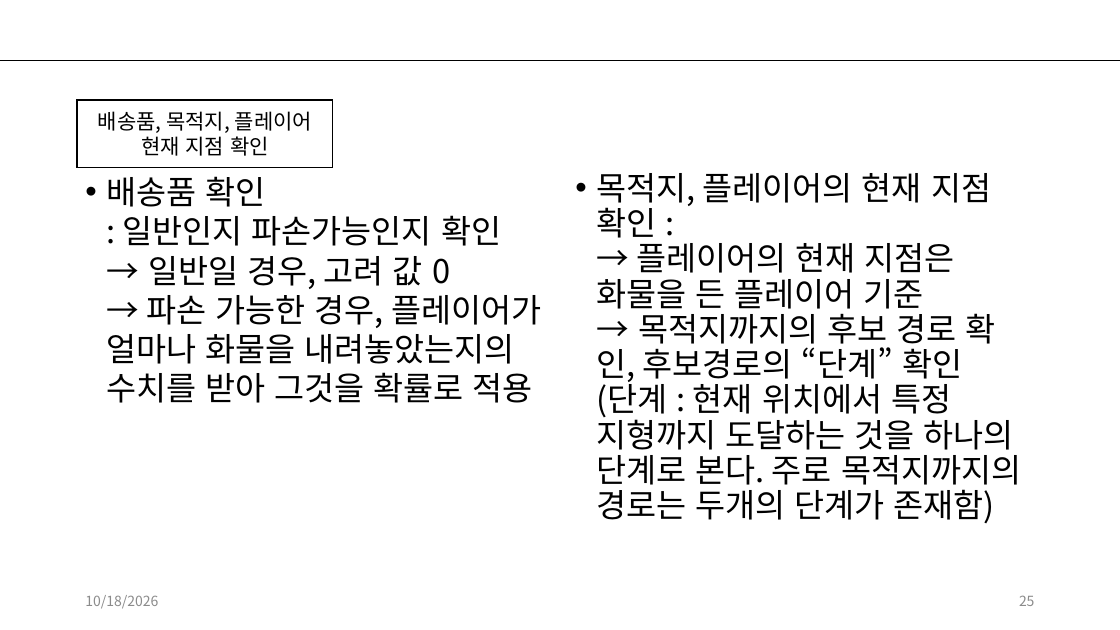
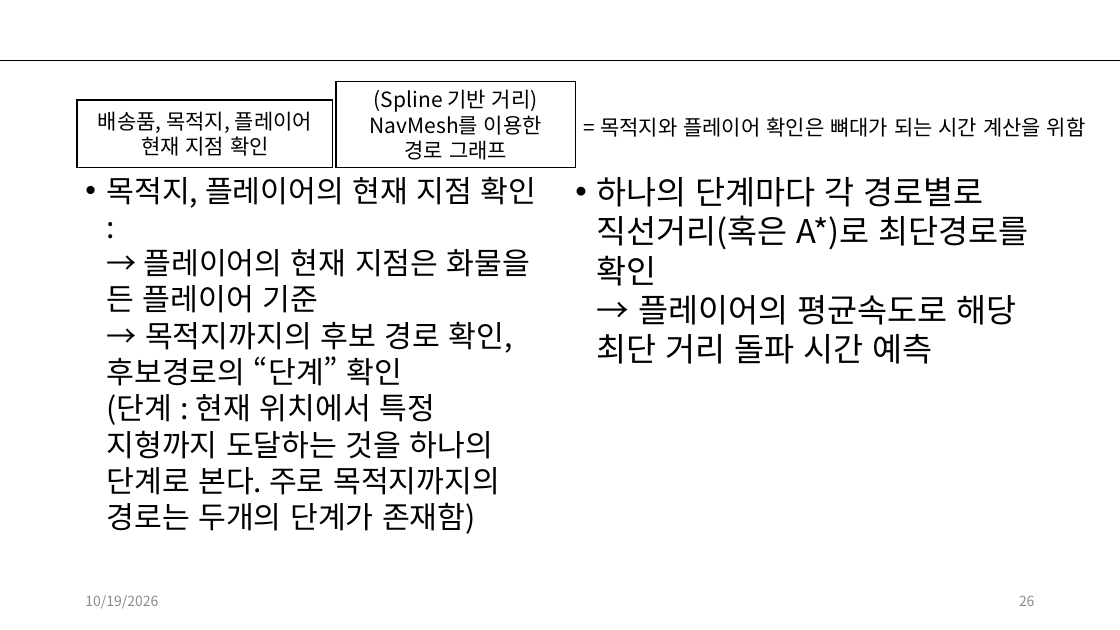
Before and after one commit to kwakyerin/2026_Graduation_Project, a slide deck: slide 26 of documents/HyunahKwon/design/designing/for_teammates/배트와 달트_기획.pptx (slide 25 before the commit). Drawn at 1120x630 pixels with LibreOffice and Linux fonts; fonts in the diff are those of the drawing. Boxes give left, top, right and bottom in pixels: in the first picture for what was removed or moved away, otherwise in the second. Text is boxed around its words. In the diff, an @@ line names an element or a change of style, - is before the commit and + after.

Commit message:
경로AI 찾는 법 세부작성
시각화 예정-> 이후 가능하다면 임시 데이터를 넣은 예시 작성 예정

```diff
--- a/documents/HyunahKwon/design/designing/for_teammates/배트와 달트_기획.pptx
+++ b/documents/HyunahKwon/design/designing/for_teammates/배트와 달트_기획.pptx
@@ rectangle added at (336,82,576,168), fill #FFFFFF, outline #000000 1 pt, 18 pt, text #000000 @@
+(Spline 기반 거리)
+NavMesh를 이용한
+경로 그래프
@@ text added at (600,117,1086,137), 18 pt, text #000000 @@
+= 목적지와 플레이어 확인은 뼈대가 되는 시간 계산을 위함
@@ text at (106,176,537,534): text changed; size 28 to 25.9 pt @@
-• 배송품 확인
-  : 일반인지 파손가능인지 확인
-  → 일반일 경우, 고려 값 0
-  → 파손 가능한 경우, 플레이어가 얼마나 화물을 내려놓았는지의 수치를 받아 그것을 확률로 적용
+• 목적지, 플레이어의 현재 지점 확인 :
+  → 플레이어의 현재 지점은 화물을 든 플레이어 기준
+  → 목적지까지의 후보 경로 확인, 후보경로의 “단계” 확인
+  (단계 : 현재 위치에서 특정 지형까지 도달하는 것을 하나의 단계로 본다. 주로 목적지까지의 경로는 두개의 단계가 존재함)
@@ text at (596,177,1028,364): text changed @@
-• 목적지, 플레이어의 현재 지점 확인 :
-  → 플레이어의 현재 지점은 화물을 든 플레이어 기준
-  → 목적지까지의 후보 경로 확인, 후보경로의 “단계” 확인
-  (단계 : 현재 위치에서 특정 지형까지 도달하는 것을 하나의 단계로 본다. 주로 목적지까지의 경로는 두개의 단계가 존재함)
+• 하나의 단계마다 각 경로별로 직선거리(혹은 A*)로 최단경로를 확인
+  → 플레이어의 평균속도로 해당 최단 거리 돌파 시간 예측
```
Also in this commit, not shown: 50 other slides changed, 2 slides added, 1 slide removed, 2 other files.
